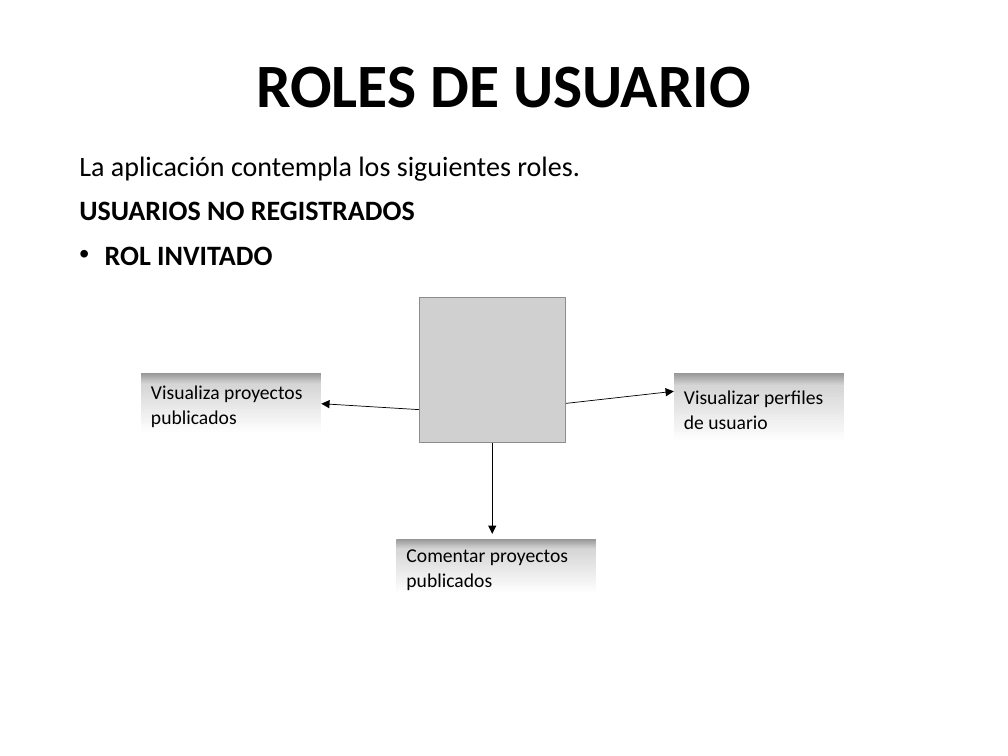
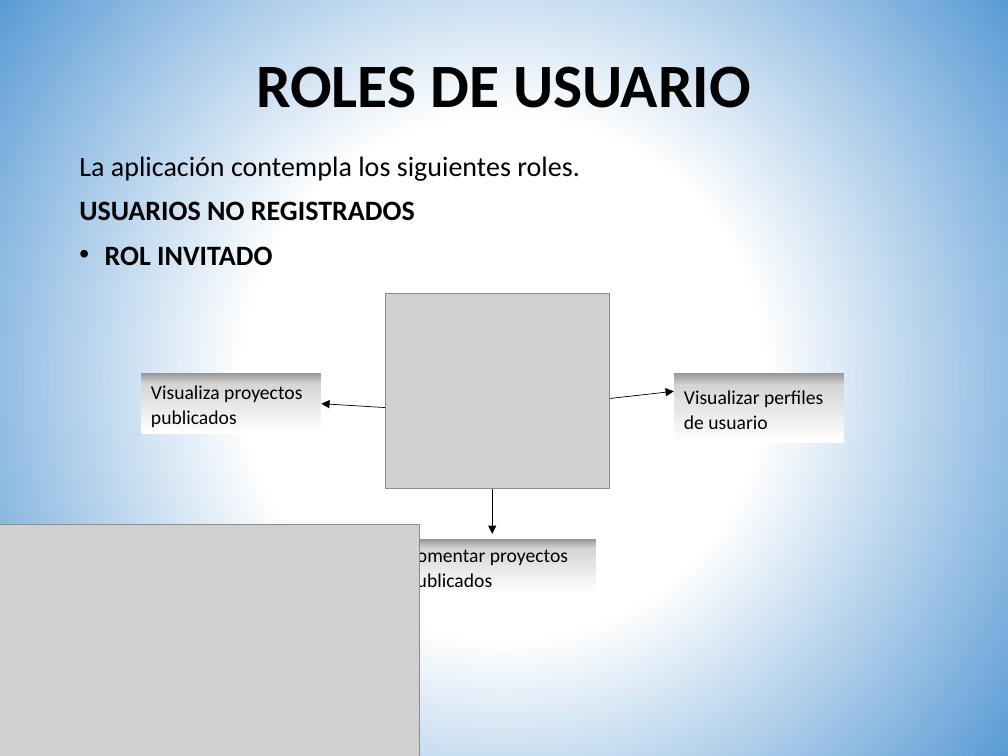
Before and after one commit to neglato/001_Proyecto_centro_buena, a slide deck: slide 27 of BBDD/exposicion.pptx. Drawn at 1008x756 pixels with LibreOffice and Linux fonts; fonts in the diff are those of the drawing; grey boxes stand for pictures. Boxes give left, top, right and bottom in pixels: in the first picture for what was removed or moved away, otherwise in the second. Text is boxed around its words. In the diff, an @@ line names an element or a change of style, - is before the commit and + after.

```diff
--- a/BBDD/exposicion.pptx
+++ b/BBDD/exposicion.pptx
@@ background #FFFFFF to gradient #FFFFFF to #5B9BD5 @@
@@ picture: place and size @@
-picture at [419, 297, 565, 444]
+picture at [385, 293, 609, 489]
@@ picture added at [0, 524, 419, 756] @@
```
Also in this commit, not shown: 28 other slides changed, 4 slides added, 3 slides removed.
